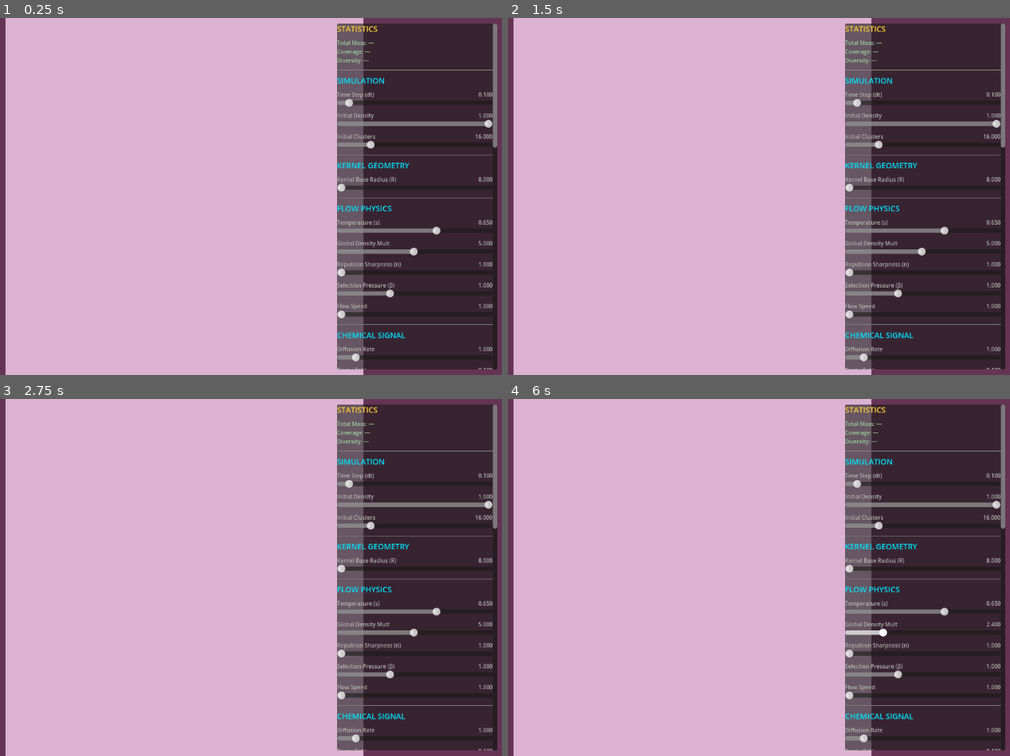
Above: before the commit, frames 1-4 (two rows, left to right).
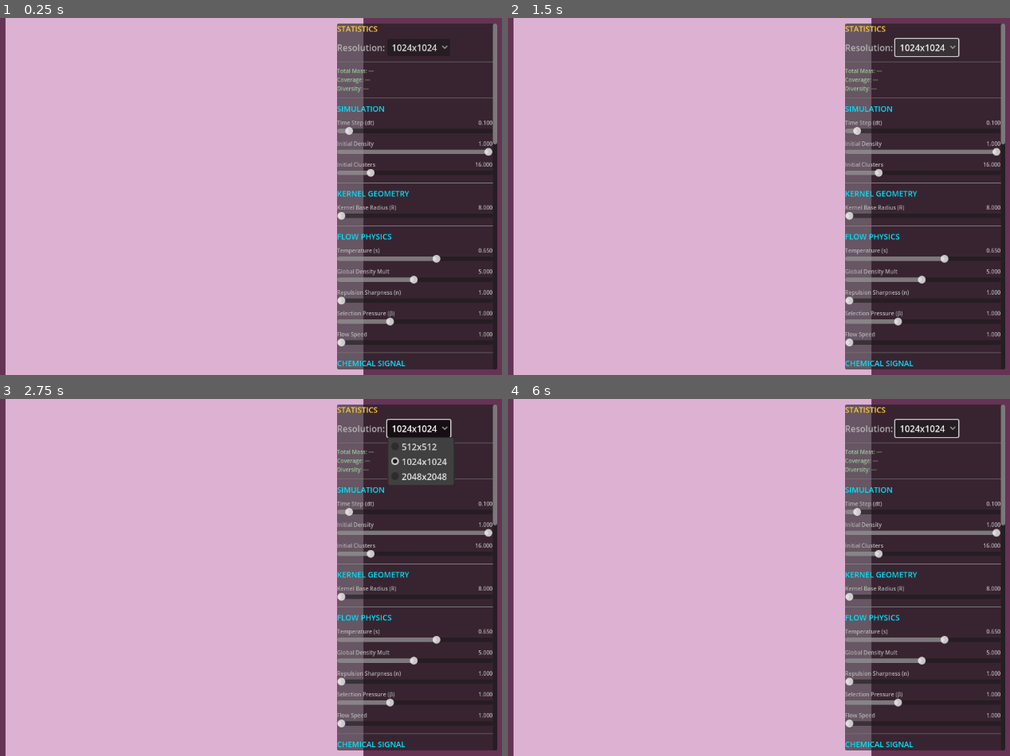
Above: after the commit, the same moments.

Repository: pvtrcorps/L_0001
Game: Godot game, scene res://simulation/Main.tscn
The game is run twice, just before and just after one commit, with the same random seed, the same clock (stepped at 60 frames per second) and the same inputs.
Inputs (mouse positions are in pixels of both pictures, inside the frame that each line leads up to):
- Up to frame 1 (0.25 s): no input
- Up to frame 2 (1.5 s): click (924, 46) at 0.5 s, where only the run after the commit has a clickable "1024x1024"; click (924, 46) at 1.25 s, where only the run after the commit has a clickable "1024x1024"
- Up to frame 3 (2.75 s): click (416, 427) at 2 s, where only the run after the commit has a clickable "1024x1024"
- Up to frame 4 (6 s): tap Enter at 2.75, 4.25, 5.75 s; move the mouse to (834, 559) at 2.77 s; click (834, 559) at 2.92 s; tap Space at 3.5, 5 s; drag from (563, 595) to (658, 648) at 3.52 s; move the mouse to (753, 498) at 4.27 s; click (753, 498) at 4.42 s; drag from (658, 648) to (outside the picture) at 5.02 s; move the mouse to (884, 631) at 5.77 s; click (884, 631) at 5.92 s

The runs differ from the first frame. In frame 1, 6.1% of the frame differs, in the area x 67-100%, y 6-99%; in frame 2, 6.2%; in frame 3, 8.2%, in the area x 67-100%, y 5-99%; in frame 4, 6.1%.
Error before the commit: Cannot call method 'compute_list_begin' on a null value. (res://simulation/LeniaSimulation.gd:376)
Error after the commit: Cannot call method 'compute_list_begin' on a null value. (res://simulation/LeniaSimulation.gd:478)

Commit message:
Init fix

Diff:
--- a/simulation/LeniaSimulation.gd
+++ b/simulation/LeniaSimulation.gd
@@ -113,8 +113,18 @@
 # Uniform Set Cache
 var set_cache = {}
 
+# Analysis Thread
+var analysis_thread: Thread
+var is_analysis_running := false
+
+# Async Readback State
+var stats_readback_frame: int = -1
+var analysis_readback_frame: int = -1
+const READBACK_DELAY = 2 # Frames to wait for GPU
+
+# Staggered offsets
 var stats_frame_count := 0
-var analysis_frame_count := 0
+var analysis_frame_count := 10 # Offset by 10 frames to avoid double-spike
 var last_analysis_bytes: PackedByteArray
 var last_species_list = []
 
@@ -139,6 +149,9 @@
 	_create_sampler()
 	_create_uniforms()
 
+	# Update UBO with initial params before shader runs
+	_update_ubo()
+
 	# Run Init once
 	_dispatch_init()
 	initialized = true
@@ -150,6 +163,61 @@
 
 	print("Parametric Lenia with Signaling initialized.")
 
+func _exit_tree():
+	if analysis_thread and analysis_thread.is_started():
+		analysis_thread.wait_to_finish()
+
+
+
+func resize_simulation(new_size: int):
+	# 1. Stop processing
+	initialized = false
+
+	# 2. Wait for background thread
+	if analysis_thread and analysis_thread.is_started():
+		analysis_thread.wait_to_finish()
+	is_analysis_running = false
+
+	# 3. Cleanup existing GPU resources
+	_cleanup_gpu_resources()
+
+	# 4. Update Params
+	params["res_x"] = float(new_size)
+	params["res_y"] = float(new_size)
+
+	# 5. Re-create resources with new size
+	_create_textures()
+	_create_sampler()
+	_create_uniforms()
+
+	# 6. Clear cache (RIDs are invalid)
+	set_cache.clear()
+
+	_update_ubo()
+
+	# 7. Initialize
+	_dispatch_init()
+	initialized = true
+
+	print("Simulation Resized to: ", new_size)
+
+func _cleanup_gpu_resources():
+	# Free Buffers
+	if ubo.is_valid(): rd.free_rid(ubo)
+	if stats_buffer.is_valid(): rd.free_rid(stats_buffer)
+	if analysis_buffer.is_valid(): rd.free_rid(analysis_buffer)
+
+	# Free Textures
+	var textures_to_free = [
+		tex_state_a, tex_state_b,
+		tex_genome_a, tex_genome_b, tex_genome_ext_a, tex_genome_ext_b,
+		tex_potential, tex_mass_accum, tex_winner_tracker,
+		tex_signal_a, tex_signal_b
+	]
+
+	for rid in textures_to_free:
+		if rid.is_valid(): rd.free_rid(rid)
+
 func _process(_delta):
 	if not initialized: return
 
@@ -161,14 +229,23 @@
 		_update_ubo()
 		_dispatch_step()
 
-	# 2. Performance Counters & Throttled Readbacks
+	# 2. Performance Counters & Async Readbacks
 	stats_frame_count += 1
-	if stats_frame_count >= 10:
+	analysis_frame_count += 1
+
+	var current_frame = Engine.get_process_frames()
+
+	# === STATS SCHEDULE (Every 15 frames) ===
+	if stats_frame_count >= 15:
 		stats_frame_count = 0
-		# Run Stats Pass ONLY when needed
 		_dispatch_stats()
+		stats_readback_frame = current_frame + READBACK_DELAY
+
+	# === STATS READBACK ===
+	if current_frame == stats_readback_frame:
+		# Retrieve Data (Should be ready now)
 		var bytes = rd.buffer_get_data(stats_buffer)
-		if bytes.size() >= 648: # Updated size check
+		if bytes.size() >= 648:
 			var ints = bytes.to_int32_array()
 			var total_mass = float(ints[0]) / 1000.0
 			var population = ints[1]
@@ -182,17 +259,27 @@
 				histograms.append(bins)
 			emit_signal("stats_updated", total_mass, population, histograms)
 
-	analysis_frame_count += 1
-	if analysis_frame_count >= 30:
+	# === ANALYSIS SCHEDULE (Every 60 frames) ===
+	if analysis_frame_count >= 60:
 		analysis_frame_count = 0
-		# Run Analysis Pass ONLY when needed
-		_dispatch_analysis()
+		if not is_analysis_running: # Don't queue if previous is still running
+			_dispatch_analysis()
+			analysis_readback_frame = current_frame + READBACK_DELAY
+
+	# === ANALYSIS READBACK & THREAD START ===
+	if current_frame == analysis_readback_frame:
 		var bytes = rd.buffer_get_data(analysis_buffer)
 		if bytes.size() >= 294912:
 			last_analysis_bytes = bytes
-			var species_list = tracker.find_species(bytes)
-			last_species_list = species_list
-			emit_signal("species_list_updated", species_list)
+
+			# Start Background Thread
+			if analysis_thread:
+				if analysis_thread.is_started():
+					analysis_thread.wait_to_finish() # Clean up previous (should be done)
+
+			analysis_thread = Thread.new()
+			is_analysis_running = true
+			analysis_thread.start(_run_species_analysis.bind(bytes))
 
 	# Update Display Material
 	if display_material:
@@ -216,6 +303,21 @@
 		display_material.set_shader_parameter("camera_pos", camera.camera_pos)
 		display_material.set_shader_parameter("camera_zoom", camera.camera_zoom)
 		display_material.set_shader_parameter("tex_genome_ext", texture_rd_genome_ext)
+
+func _run_species_analysis(bytes: PackedByteArray):
+	# Heavy lifting (200k+ iterations) done here
+	var species_list = tracker.find_species(bytes)
+
+	# Return to main thread
+	call_deferred("_on_analysis_complete", species_list)
+
+func _on_analysis_complete(species_list):
+	is_analysis_running = false
+	last_species_list = species_list
+	emit_signal("species_list_updated", species_list)
+
+	# Clean up thread reference if needed, though wait_to_finish covers it
+
 
 func _update_ubo():
 	# UBO layout: Must be carefully aligned to vec4 (16 bytes)
--- a/simulation/Main.gd
+++ b/simulation/Main.gd
@@ -73,6 +73,32 @@
 	stats_header.add_theme_font_size_override("font_size", 14)
 	ui_container.add_child(stats_header)
 
+	# Resolution Selector
+	var res_hbox = HBoxContainer.new()
+	var res_label = Label.new()
+	res_label.text = "Resolution:"
+	res_label.add_theme_color_override("font_color", Color(0.7, 0.7, 0.7))
+
+	var res_opt = OptionButton.new()
+	res_opt.add_item("512x512")
+	res_opt.add_item("1024x1024")
+	res_opt.add_item("2048x2048")
+	res_opt.selected = 1 # Default 1024
+
+	res_opt.item_selected.connect(func(idx):
+		var size = 1024
+		if idx == 0: size = 512
+		elif idx == 1: size = 1024
+		elif idx == 2: size = 2048
+		sim.resize_simulation(size)
+	)
+
+	res_hbox.add_child(res_label)
+	res_hbox.add_child(res_opt)
+	ui_container.add_child(res_hbox)
+	ui_container.add_child(HSeparator.new())
+
+
 	# Floating Tooltip (Child of CanvasLayer)
 	tooltip_panel = PanelContainer.new()
 	tooltip_panel.visible = false
